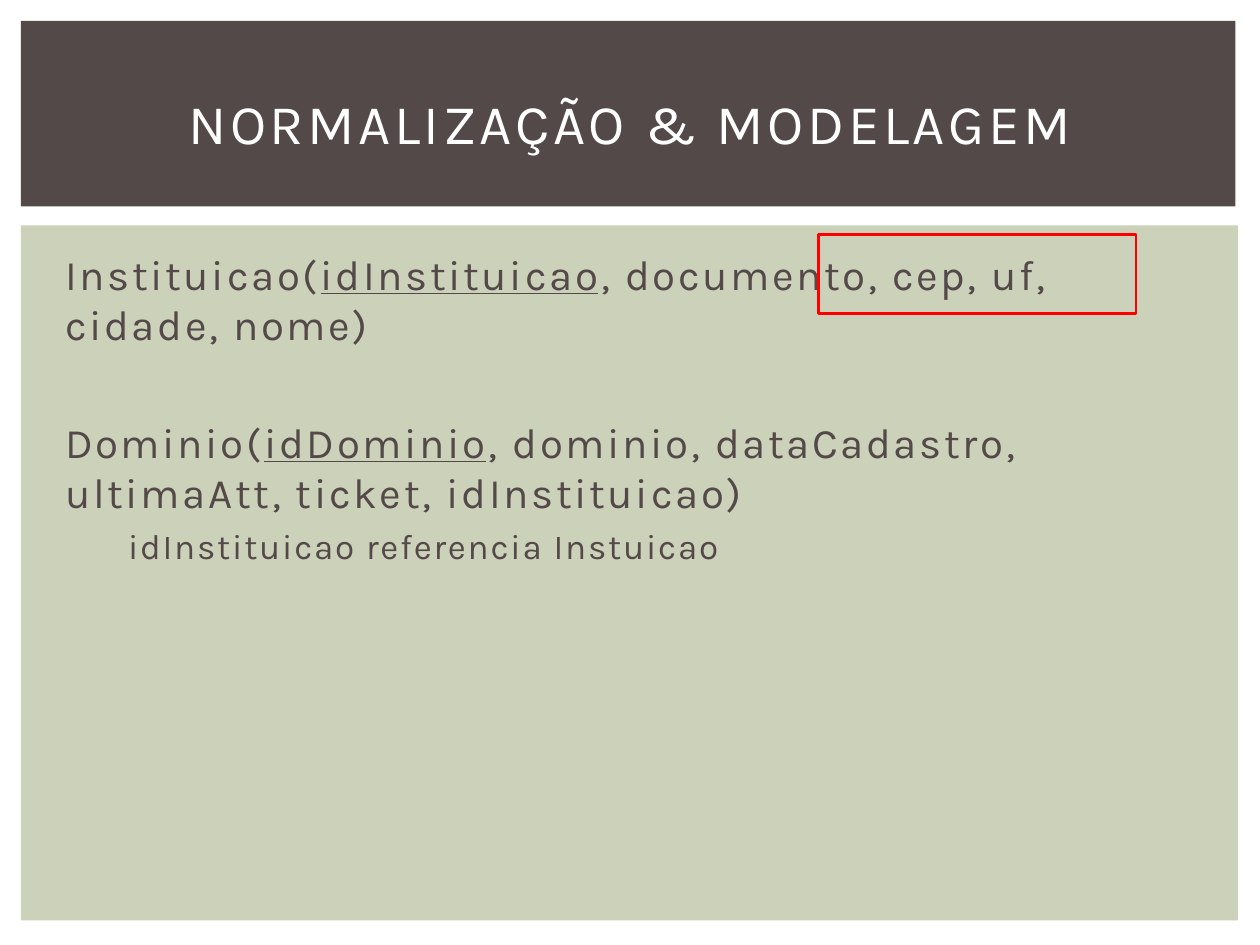
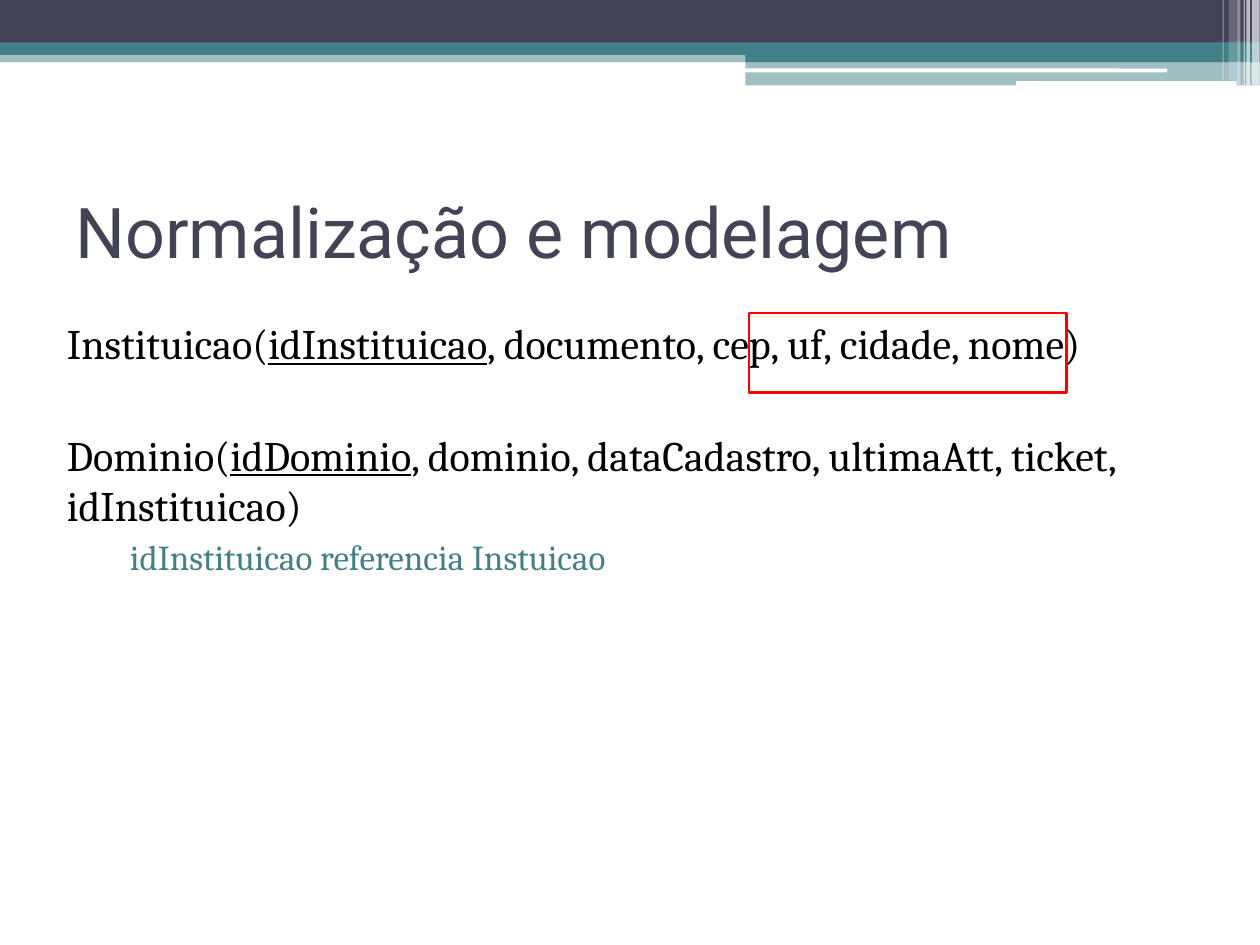
Before and after one commit to notzilly/fundBD-elc119, a slide deck: slide 9 of apresentacao.pptx. Drawn at 1260x945 pixels with LibreOffice and Linux fonts; fonts in the diff are those of the drawing. Boxes give left, top, right and bottom in pixels: in the first picture for what was removed or moved away, otherwise in the second. Text is boxed around its words. In the diff, an @@ line names an element or a change of style, - is before the commit and + after.

```diff
--- a/apresentacao.pptx
+++ b/apresentacao.pptx
@@ rectangle added at <box>0,0,1260,43</box>, fill #424456 @@
@@ rectangle added at <box>1222,0,1223,81</box>, fill #FFFFFF at 30% opacity @@
@@ rectangle added at <box>1228,0,1236,81</box>, fill #FFFFFF at 20% opacity @@
@@ rectangle added at <box>1237,0,1241,86</box>, fill #FFFFFF at 40% opacity @@
@@ rectangle added at <box>1244,0,1245,86</box>, fill #FFFFFF at 60% opacity @@
@@ rectangle added at <box>1246,0,1250,86</box>, fill #FFFFFF at 65% opacity @@
@@ rectangle added at <box>1252,0,1260,86</box>, fill #FFFFFF at 65% opacity @@
@@ rectangle: place and size @@
-rectangle at <box>21,21,1236,207</box>
+rectangle at <box>0,50,1260,62</box>
@@ rectangle at <box>0,50,1260,62</box>: fill #534949 to #438086 at 50% opacity @@
@@ rectangle added at <box>0,43,1260,55</box>, fill #438086 @@
@@ rectangle added at <box>746,49,1260,62</box>, fill #438086 @@
@@ rounded rectangle added at <box>745,68,1167,72</box>, fill #FFFFFF @@
@@ rectangle added at <box>746,60,1260,86</box>, fill #438086 at 50% opacity @@
@@ rounded rectangle added at <box>1016,81,1236,86</box>, fill #FFFFFF @@
@@ title at <box>75,205,951,273</box>: text changed; size 32 to 40 pt; font Karla to Roboto; text colour #FFFFFF to #424456 @@
-NORMALIZAÇÃO & MODELAGEM
+Normalização e modelagem
@@ rectangle removed at <box>21,226,1239,921</box> @@
@@ text "Instituicao(idInstituicao, documento, cep, uf, cidade, ...": place and size @@
-text "Instituicao(idInstituicao, documento, cep, uf, cidade, ..." at <box>65,252,1046,560</box>
+text "Instituicao(idInstituicao, documento, cep, uf, cidade, ..." at <box>67,321,1117,571</box>
@@ text "Instituicao(idInstituicao, documento, cep, uf, cidade, ..." at <box>67,321,1117,571</box>: font Karla to Cambria; text colour #534949 to #000000, letter spacing 1.5 to 0 pt in "Instituicao(idInstituicao, documento, cep, uf, cidade, nome)", "Dominio(idDominio, dominio, dataCadastro, ultimaAtt, ticket, ..."; text colour #534949 to #438086, letter spacing 1 to 0 pt in "idInstituicao referencia Instuicao"; less space between paragraphs @@
@@ rectangle: place and size @@
-rectangle at <box>819,234,1137,314</box>
+rectangle at <box>748,314,1066,393</box>
```
Also in this commit, not shown: 11 other slides changed, 1 other file.
